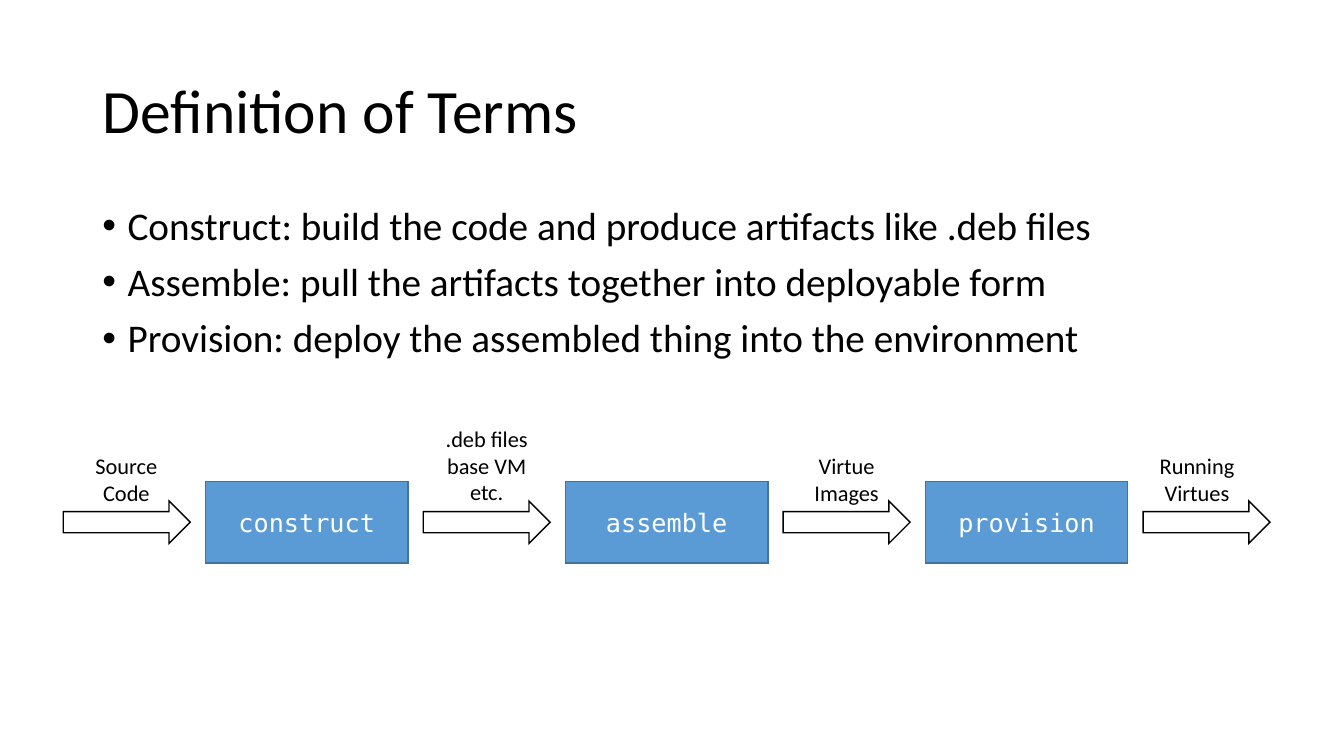
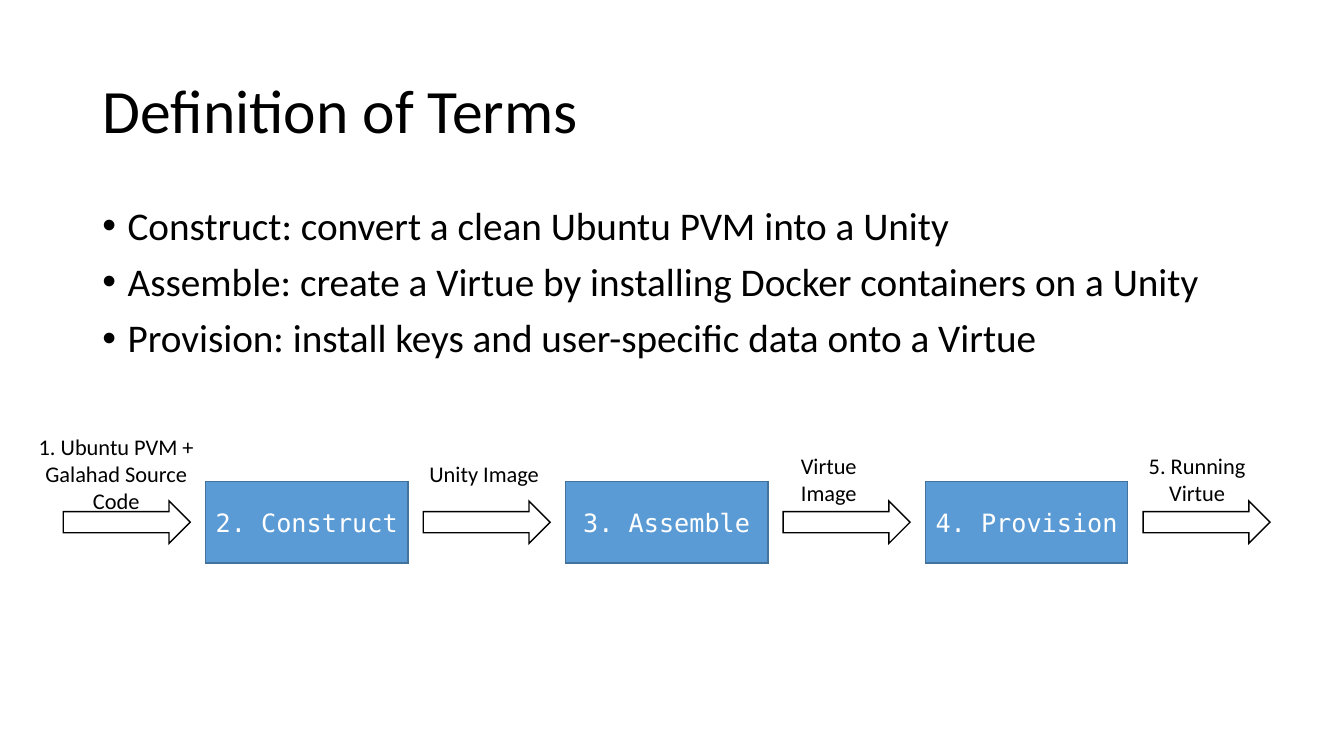
Before and after one commit to UTSA-ICS/galahad, a slide deck: slide 2 of docs/design/assembly-and-provisioning.pptx. Drawn at 1344x756 pixels with LibreOffice and Linux fonts; fonts in the diff are those of the drawing. Boxes give left, top, right and bottom in pixels: in the first picture for what was removed or moved away, otherwise in the second. Text is boxed around its words. In the diff, an @@ line names an element or a change of style, - is before the commit and + after.

Commit message:
Added unity-net installation to constructor     Added unity-net.sh and unity-net.service to assembler/payload/ Removed ValorEFSServer from Cloud-init and setup Added XenPVMBuilder to Cloud-init     Added setup_base_ubuntu_pvm.sh to install xen-tools and run xen-create-image         Added working sources.list and xm.tmpl as workaround for xen-create-image bugs on Xenblanket     Added setup_ubuntu_img() and setup_unity_img() to setup.py     Updated docs/design/assembly-and-provisioning.pptx Added basic multi-threading to setup.py. Now, up to three threads run at once.

```diff
--- a/docs/design/assembly-and-provisioning.pptx
+++ b/docs/design/assembly-and-provisioning.pptx
@@ text at bbox=[128, 212, 1198, 359]: text changed @@
-• Construct: build the code and produce artifacts like .deb files
-• Assemble: pull the artifacts together into deployable form
-• Provision: deploy the assembled thing into the environment
+• Construct: convert a clean Ubuntu PVM into a Unity
+• Assemble: create a Virtue by installing Docker containers on a Unity
+• Provision: install keys and user-specific data onto a Virtue
@@ text at bbox=[39, 439, 187, 513]: text changed @@
-Source
-Code
+1. Ubuntu PVM +
+Galahad Source
+Code
@@ text at bbox=[429, 466, 539, 486]: text changed @@
-.deb files
-base VM
-etc.
+Unity Image
@@ text at bbox=[801, 458, 857, 505]: text changed @@
-Virtue
-Images
+Virtue
+Image
@@ text at bbox=[1149, 458, 1246, 501]: text changed @@
-Running
-Virtues
+5. Running
+Virtue
@@ text in rectangle at bbox=[216, 513, 398, 533]: text changed @@
-construct
+2. Construct
@@ text in rectangle at bbox=[583, 512, 750, 533]: text changed @@
-assemble
+3. Assemble
@@ text in rectangle at bbox=[936, 513, 1118, 533]: text changed @@
-provision
+4. Provision
```
Also in this commit, not shown: 1 other slide changed, 1 slide added, 8 other files.
